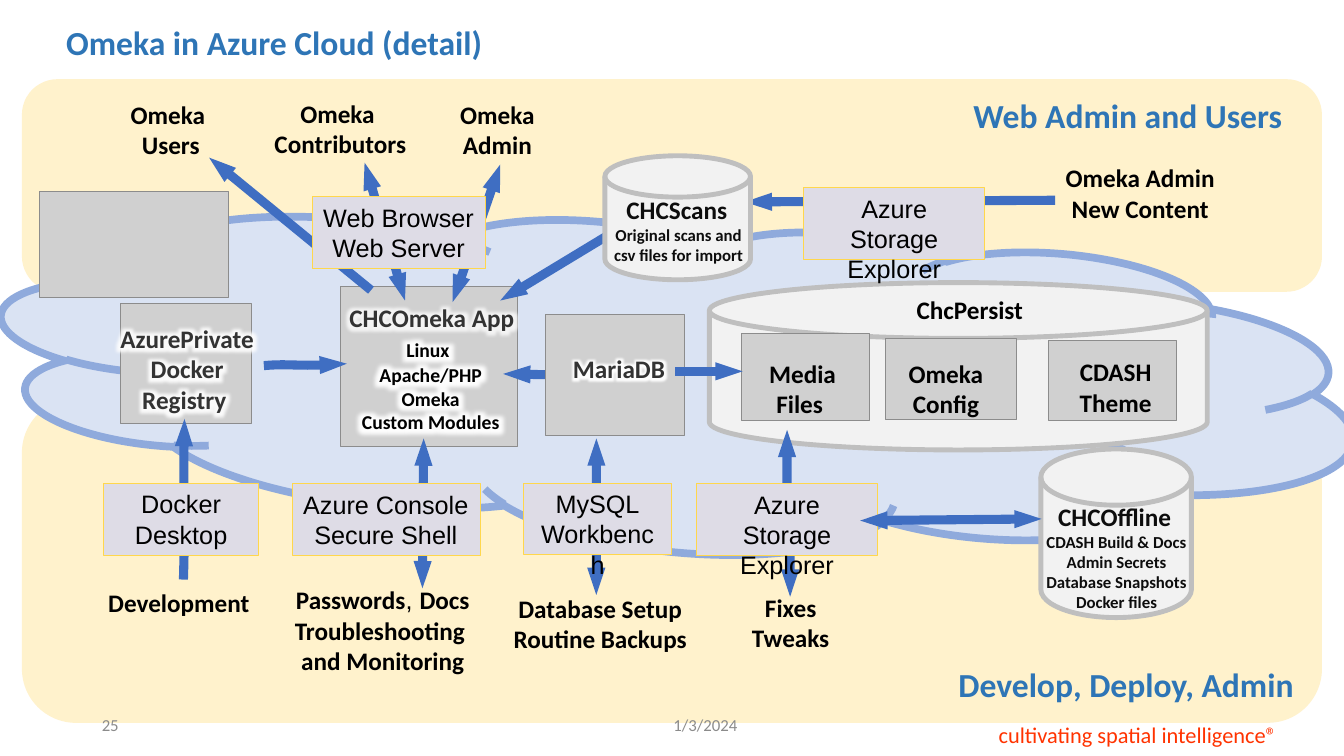
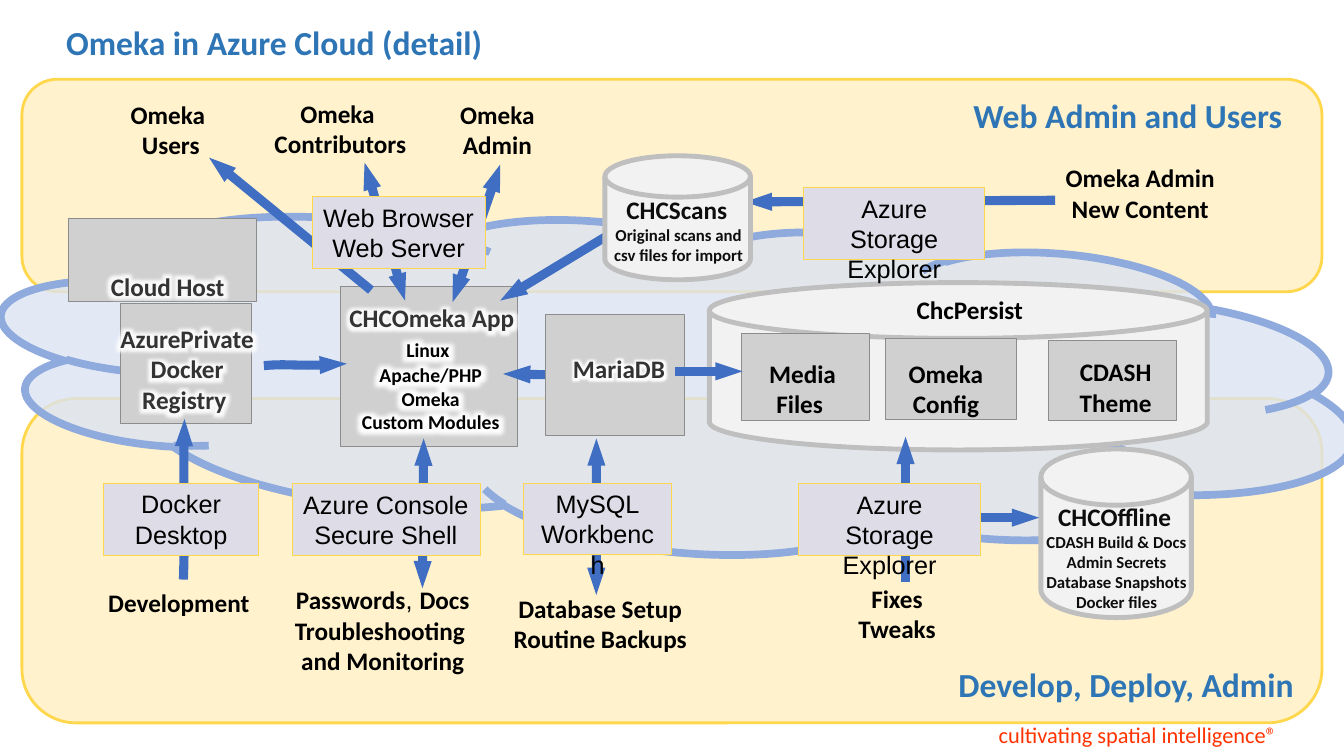
Before and after one commit to C-Dash/Documentation, a slide deck: slide 25 of slideshow/CDashSlideshow_20230109.pptx. Drawn at 1344x756 pixels with LibreOffice and Linux fonts; fonts in the diff are those of the drawing; grey boxes stand for pictures; background and template pictures are left out. Boxes give left, top, right and bottom in pixels: in the first picture for what was removed or moved away, otherwise in the second. Text is boxed around its words. In the diff, an @@ line names an element or a change of style, - is before the commit and + after.

```diff
--- a/slideshow/CDashSlideshow_20230109.pptx
+++ b/slideshow/CDashSlideshow_20230109.pptx
@@ rounded rectangle at (22, 80, 1323, 292): outline none to #FFD74C 2 pt @@
@@ cloud at (0, 159, 1344, 610): fill #DAE3F3 to #DAE3F3 at 78% opacity @@
@@ picture: place and size @@
-picture at (40, 192, 229, 297)
+picture at (69, 219, 257, 302)
@@ text added at (111, 278, 225, 302), 18 pt, text #333333, bold @@
+Cloud Host
@@ rounded rectangle at (22, 398, 1323, 723): outline none to #FFD74C 2 pt @@
@@ freeform shape removed at (787, 430, 787, 505) @@
@@ arrow added from (905, 488) to (905, 437), #3F6FC3 6.49 pt @@
@@ rectangle "Azure Storage Explorer": place and size @@
-rectangle "Azure Storage Explorer" at (697, 484, 878, 556)
+rectangle "Azure Storage Explorer" at (800, 484, 981, 556)
@@ freeform shape removed at (790, 525, 790, 597) @@
@@ freeform shape removed at (860, 519, 1042, 521) @@
@@ arrow added from (905, 582) to (905, 518), #3F6FC3 6.49 pt @@
@@ arrow added from (963, 518) to (1040, 518), #3F6FC3 6.49 pt @@
@@ text "Fixes Tweaks": place and size @@
-text "Fixes Tweaks" at (752, 599, 829, 648)
+text "Fixes Tweaks" at (858, 590, 935, 639)
@@ text removed at (673, 719, 737, 732) @@
-1/3/2024
@@ page number removed at (102, 720, 119, 731) @@
-25
```
Also in this commit, not shown: 1 other slide changed, 3 other files.
